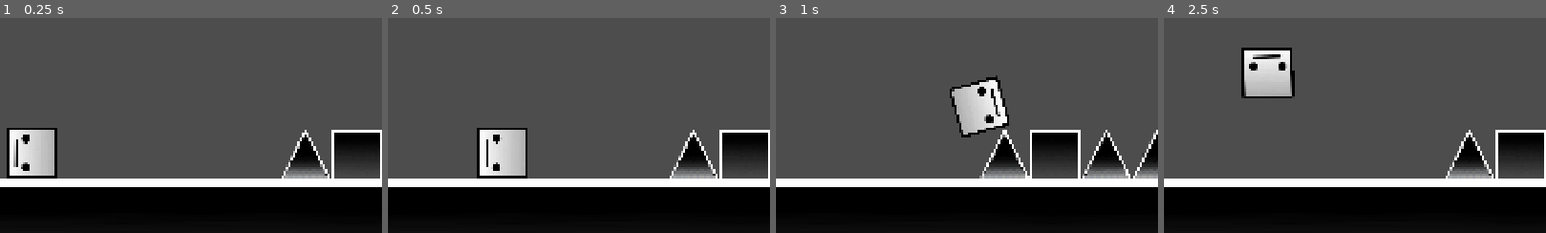
Above: before the commit, frames 1-4 (left to right).
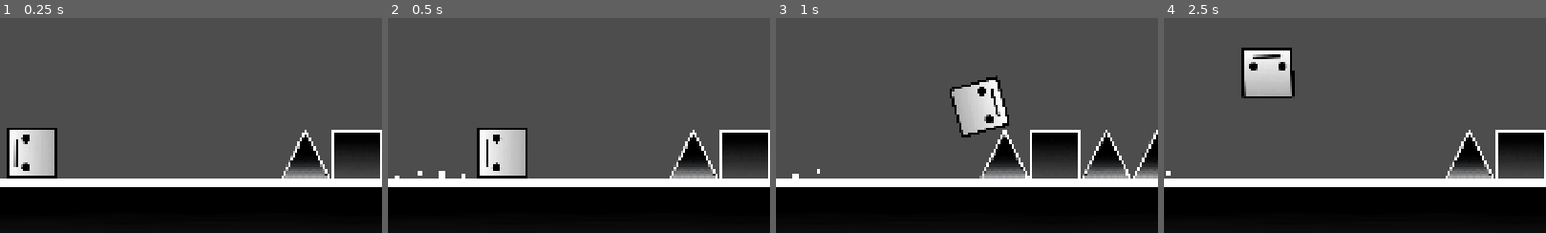
Above: after the commit, the same moments.

Repository: Nahu666/Corbalan-Proto---Geometry-Dash
Game: Godot game, scene res://escenas/prueba.tscn
The game is run twice, just before and just after one commit, with the same random seed, the same clock (stepped at 60 frames per second) and the same inputs.
Inputs:
- Up to frame 1 (0.25 s): no input
- Up to frame 2 (0.5 s): no input
- Up to frame 3 (1 s): hold W (salto) from 0.53 s (still down)
- Up to frame 4 (2.5 s): release W (salto) at 1.28 s; tap W (salto) at 1.35, 1.52, 1.82 s; hold W (salto) from 2.03 s (still down)
The pictures show only the part of the screen within x 0-50%, y 39-89%; the shares and areas given below are measured in that part.

Frame 1 is identical in both runs. In frame 2, 0.1% of the frame differs, in the area x 1-21%, y 71-75%; in frame 3, less than 0.1%; in frame 4, less than 0.1%.

Commit message:
Partículas de Arrastre

Diff:
--- a/corbalan-proto---geometry-dash/objetos/jugador.tscn
+++ b/corbalan-proto---geometry-dash/objetos/jugador.tscn
@@ -33,6 +33,10 @@
 _data = [Vector2(0.25, 1), 0.0, 0.0, 0, 0, Vector2(1, 0.10112369), 0.0, 0.0, 0, 0]
 point_count = 2
 
+[sub_resource type="Curve" id="Curve_f3ub6"]
+_data = [Vector2(0.25, 1), 0.0, 0.0, 0, 0, Vector2(1, 0.49438208), 0.0, 0.0, 0, 0]
+point_count = 2
+
 [node name="jugador" type="CharacterBody2D" unique_id=1927361297]
 script = ExtResource("1_3eei6")
 
@@ -65,7 +69,7 @@
 [node name="AudioStreamPlayer2D" type="AudioStreamPlayer2D" parent="." unique_id=1234934441]
 stream = ExtResource("5_30g6c")
 
-[node name="CPUParticles2D" type="CPUParticles2D" parent="." unique_id=1666964813]
+[node name="explosión" type="CPUParticles2D" parent="." unique_id=1666964813]
 emitting = false
 amount = 60
 lifetime = 0.75
@@ -79,6 +83,17 @@
 scale_amount_max = 10.0
 scale_amount_curve = SubResource("Curve_30g6c")
 
+[node name="arrastre" type="CPUParticles2D" parent="." unique_id=290640017]
+z_index = -1
+position = Vector2(-32, 56)
+amount = 15
+gravity = Vector2(-100, -20)
+initial_velocity_min = 30.0
+initial_velocity_max = 30.0
+scale_amount_min = 5.0
+scale_amount_max = 20.0
+scale_amount_curve = SubResource("Curve_f3ub6")
+
 [connection signal="area_entered" from="externo" to="." method="_on_externo_area_entered"]
 [connection signal="area_entered" from="externo" to="externo" method="_on_area_entered"]
 [connection signal="area_exited" from="externo" to="." method="_on_externo_area_exited"]
--- a/corbalan-proto---geometry-dash/scripts/jugador.gd
+++ b/corbalan-proto---geometry-dash/scripts/jugador.gd
@@ -22,11 +22,14 @@
 			$Sprite2D.rotation_degrees += (90 - modulo)
 		else:
 			$Sprite2D.rotation_degrees -= modulo
+			$arrastre.emitting = true
+
 
 	# SALTO
 	if Input.is_action_pressed("salto"):
 		if isUfo == true or  is_on_floor():
 			velocity.y = JUMP_VELOCITY
+			$arrastre.emitting = false
 
 
 
@@ -46,7 +49,8 @@
 func death():
 	SPEED = 0
 	$Sprite2D.visible = false
-	$CPUParticles2D.emitting = true
+	$"explosión".emitting = true
+	$arrastre.visible = false
 	$AudioStreamPlayer2D.play()
 	$Timer.start()
 
